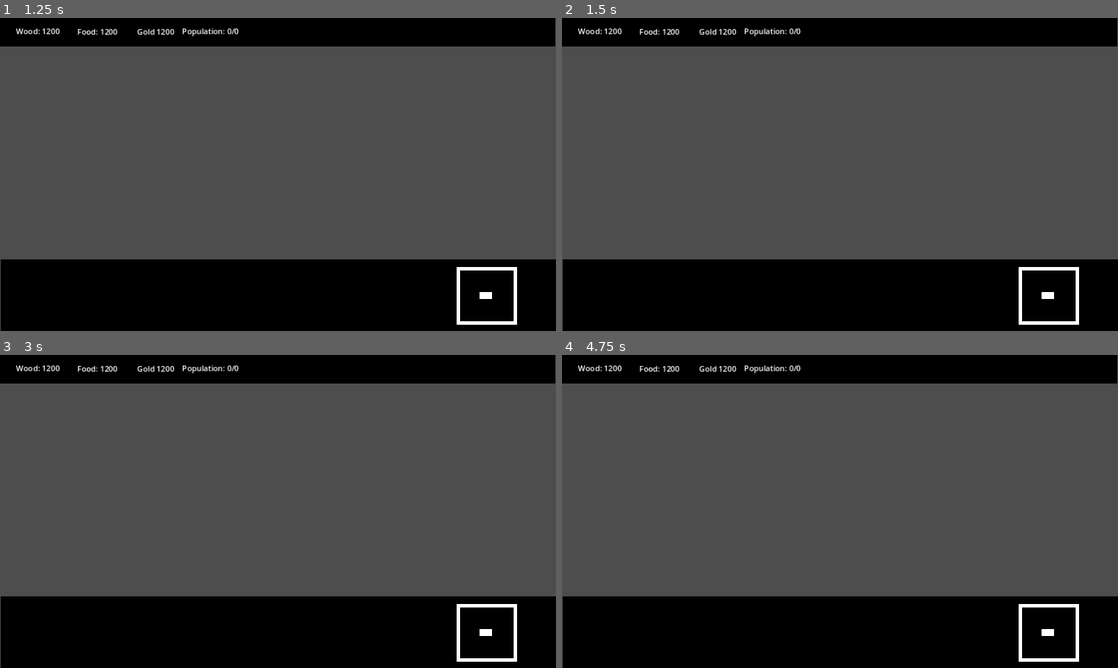
Above: before the commit, frames 1-4 (two rows, left to right).
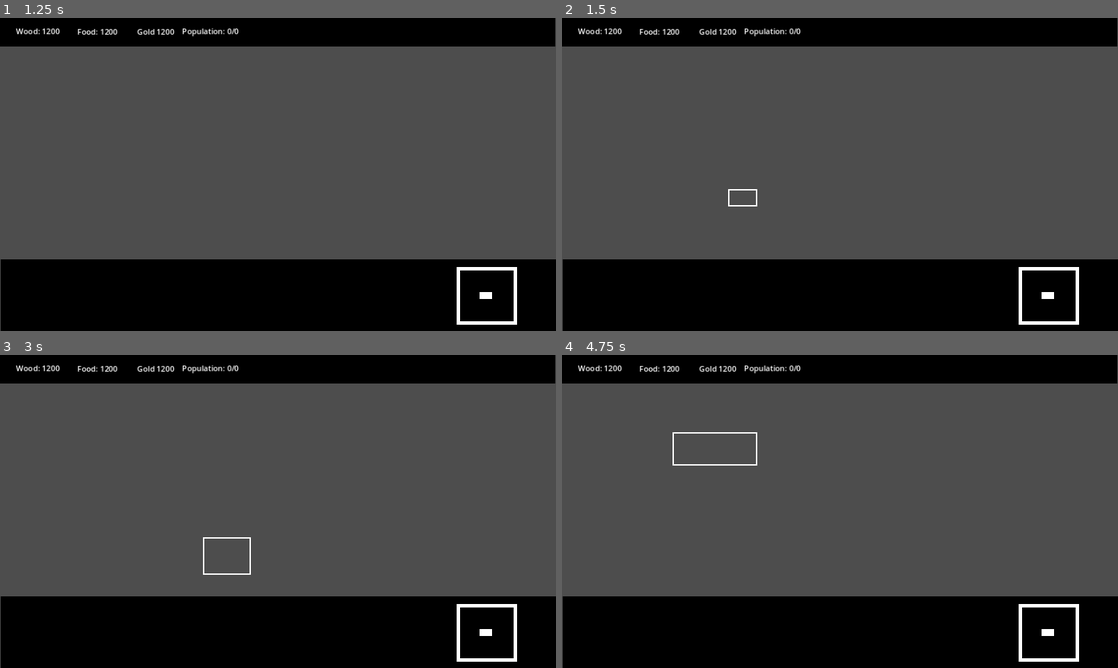
Above: after the commit, the same moments.

Repository: niamh-d/godot-rts
Game: Godot game, scene res://scenes/main/main.tscn
Same seed, same stepped clock (60 frames per second), same inputs: the game is played once before the commit and once after it.
Inputs (mouse positions are in pixels of both pictures, inside the frame that each line leads up to):
- Up to frame 1 (1.25 s): tap Enter at 0.5 s; move the mouse to (400, 158) at 0.52 s; click (400, 158) at 0.67 s
- Up to frame 2 (1.5 s): tap Space at 1.25 s; drag from (728, 190) to (812, 237) at 1.27 s
- Up to frame 3 (3 s): tap Enter at 2 s; move the mouse to (333, 442) at 2.02 s; click (333, 442) at 2.17 s; tap Space at 2.75 s; drag from (250, 574) to (111, 464) at 2.77 s
- Up to frame 4 (4.75 s): move the mouse to (1006, 558) at 3.52 s; click (1006, 558) at 3.67 s; tap Enter at 4.25 s; drag from (673, 464) to (756, 433) at 4.27 s

Frame 1 is identical in both runs. In frame 2, less than 0.1% of the frame differs, in the area x 29-36%, y 54-61%; in frame 3, 0.1%; in frame 4, 0.2%, in the area x 19-36%, y 24-36%.

Commit message:
game objects script

Diff:
--- a/globals/global.gd
+++ b/globals/global.gd
@@ -31,7 +31,7 @@
 func get_gold_count() -> int:
 	return gold_count
 
-func increment_gold_count(amount: int):
+func increment_gold_count(amount: int) -> void:
 	var new_val = gold_count + amount
 	gold_count = new_val if new_val >= 0 else 0
 
--- /dev/null
+++ b/scenes/main/game_objects.gd
@@ -0,0 +1,45 @@
+extends Node2D
+
+var is_dragging := false
+var drag_start: Vector2 = Vector2.ZERO
+var select_rect: RectangleShape2D = RectangleShape2D.new()
+var selected_arr: Array = []
+
+func _process(delta: float) -> void:
+	if !Global.are_workers_selected:
+		selected_arr = []
+
+func _unhandled_input(event: InputEvent) -> void:
+	if event is InputEventMouseButton && event.button_index == MOUSE_BUTTON_LEFT:
+		if event.pressed:
+			if selected_arr.size() == 0:
+				is_dragging = true
+				drag_start = get_global_mouse_position()
+			else:
+				for item in selected_arr:
+					if str(item.collider) != "<Freed Object>":
+						item.collider.target = get_global_mouse_position()
+						item.collider.turn_off_all_jobs()
+						item.collider.selected = false
+				selected_arr = []
+		elif is_dragging:
+			is_dragging = false
+			queue_redraw()
+			var drag_end = get_global_mouse_position()
+			select_rect.extents = abs(drag_end - drag_start) / 2
+			var space = get_world_2d().direct_space_state
+			var q = PhysicsShapeQueryParameters2D.new()
+			q.shape = select_rect
+			q.collision_mask = 2
+			q.transform = Transform2D(0, (drag_end - drag_start) / 2)
+			selected_arr = space.intersect_shape(q)
+			for item in selected_arr:
+				item.collider.selected = true
+
+	if event is InputEventMouseMotion && is_dragging:
+		queue_redraw()
+
+
+func _draw():
+	if is_dragging:
+		draw_rect(Rect2(drag_start, get_global_mouse_position() - drag_start), Color.WHITE, false, 4.0)
--- a/scenes/main/main.tscn
+++ b/scenes/main/main.tscn
@@ -1,8 +1,9 @@
-[gd_scene load_steps=11 format=3 uid="uid://dnxbs4q8crpuw"]
+[gd_scene load_steps=12 format=3 uid="uid://dnxbs4q8crpuw"]
 
 [ext_resource type="Texture2D" uid="uid://dfltos7cf50fk" path="res://art/town_center.png" id="1_fvj65"]
 [ext_resource type="Script" path="res://scenes/main/worker_build_options.gd" id="1_pe4bk"]
 [ext_resource type="Script" path="res://scenes/main/ui.gd" id="1_rqosp"]
+[ext_resource type="Script" path="res://scenes/main/game_objects.gd" id="1_syd6k"]
 [ext_resource type="Texture2D" uid="uid://cl2tnmjogd6br" path="res://art/house.png" id="2_ldcgo"]
 [ext_resource type="Texture2D" uid="uid://dshirno2fx1f" path="res://art/farm.png" id="3_7u6m1"]
 [ext_resource type="Texture2D" uid="uid://tjnjtm3gv56v" path="res://art/barracks.png" id="4_rc2w4"]
@@ -18,6 +19,7 @@
 [node name="Main" type="Node2D"]
 
 [node name="GameObjects" type="Node2D" parent="."]
+script = ExtResource("1_syd6k")
 
 [node name="UI" type="CanvasLayer" parent="."]
 script = ExtResource("1_rqosp")
